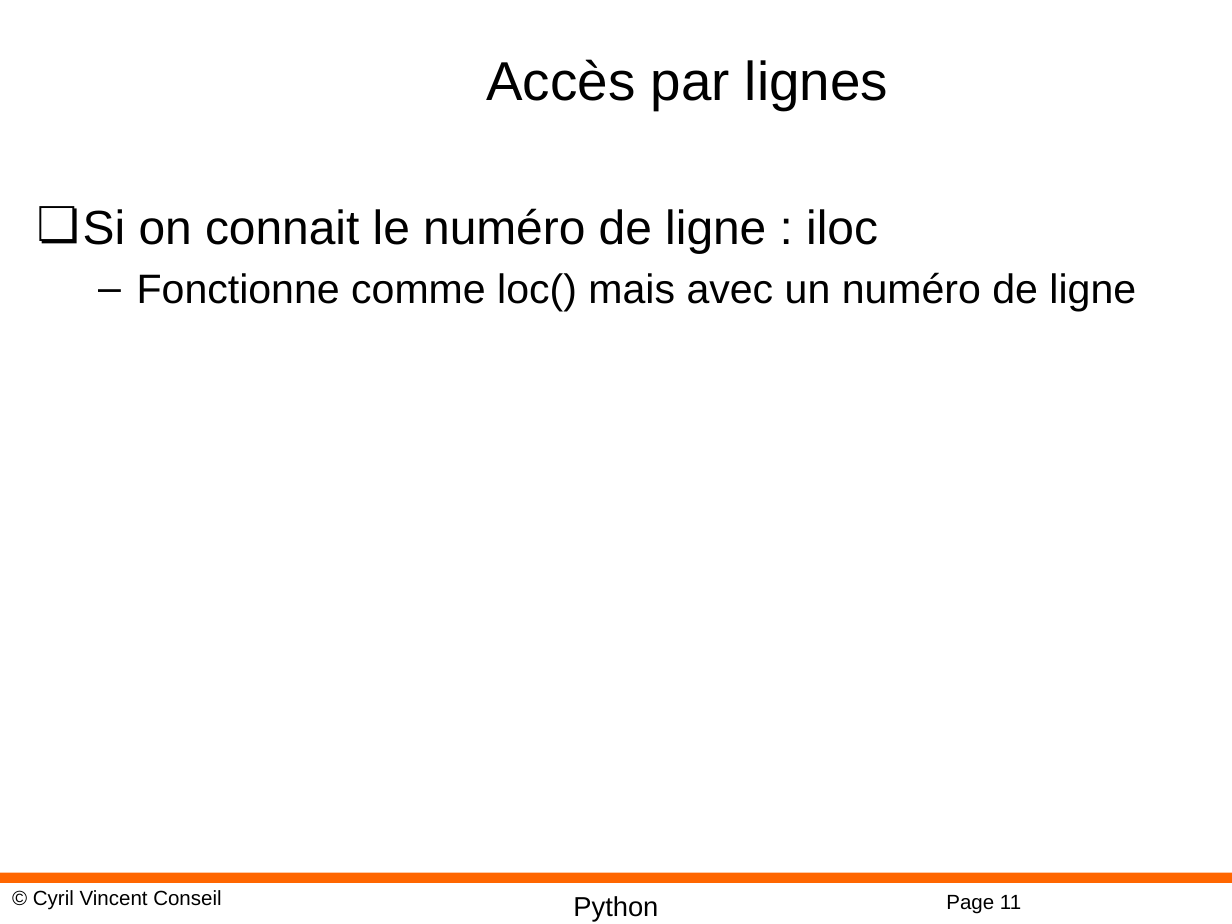
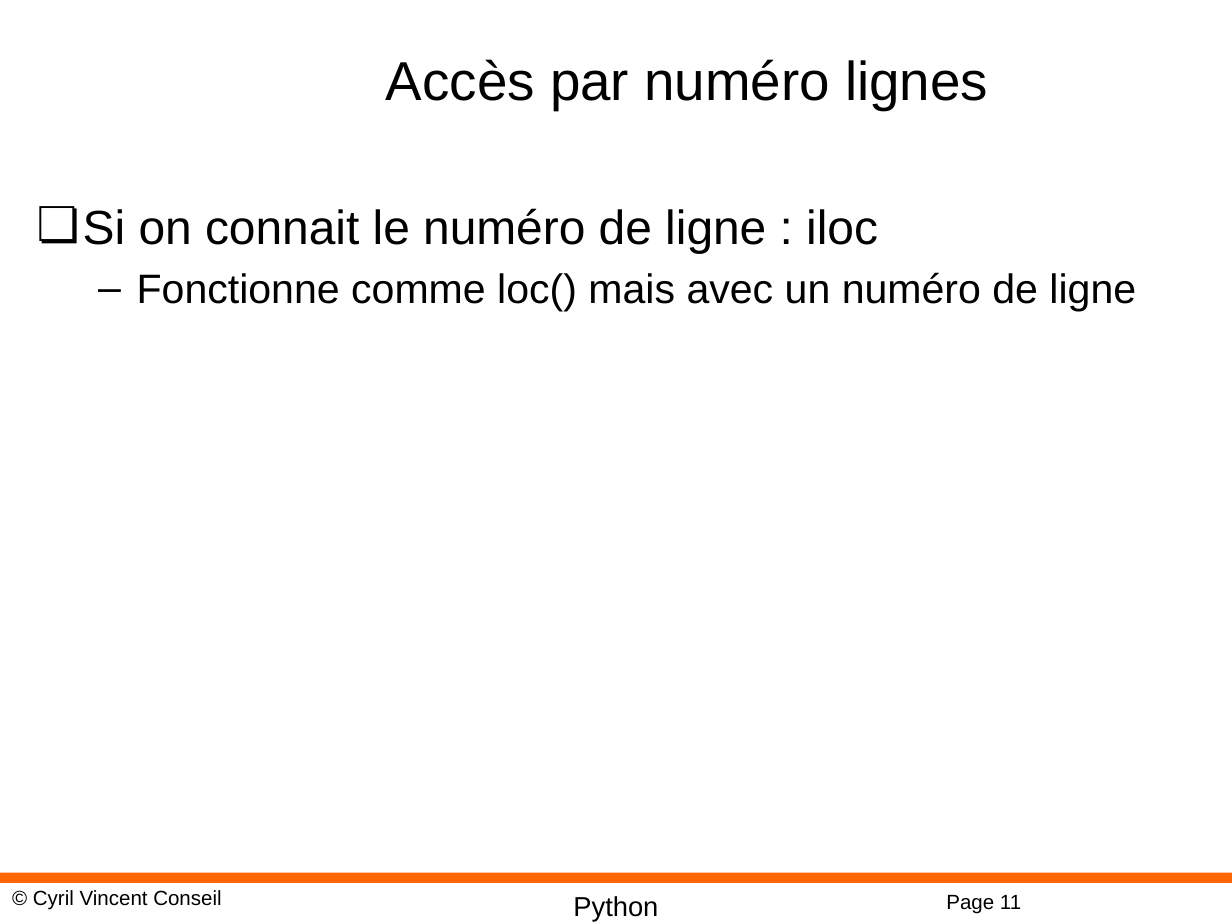
Before and after one commit to cyrilvincent/datascience, a slide deck: slide 11 of ppt/Datascience11-Pandas.pptx. Drawn at 1232x924 pixels with LibreOffice and Linux fonts; fonts in the diff are those of the drawing; background and template pictures are left out. Boxes give left, top, right and bottom in pixels: in the first picture for what was removed or moved away, otherwise in the second. Text is boxed around its words. In the diff, an @@ line names an element or a change of style, - is before the commit and + after.

```diff
--- a/ppt/Datascience11-Pandas.pptx
+++ b/ppt/Datascience11-Pandas.pptx
@@ title at [386,59,988,110]: text changed @@
-Accès par lignes
+Accès par numéro lignes
```
Also in this commit, not shown: 4 other slides changed, 1 slide added.
